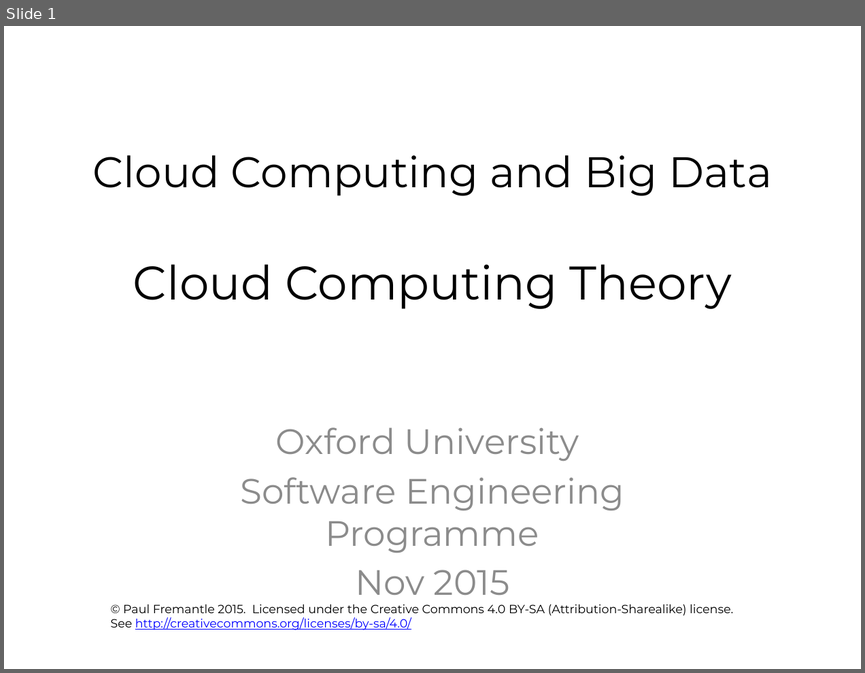
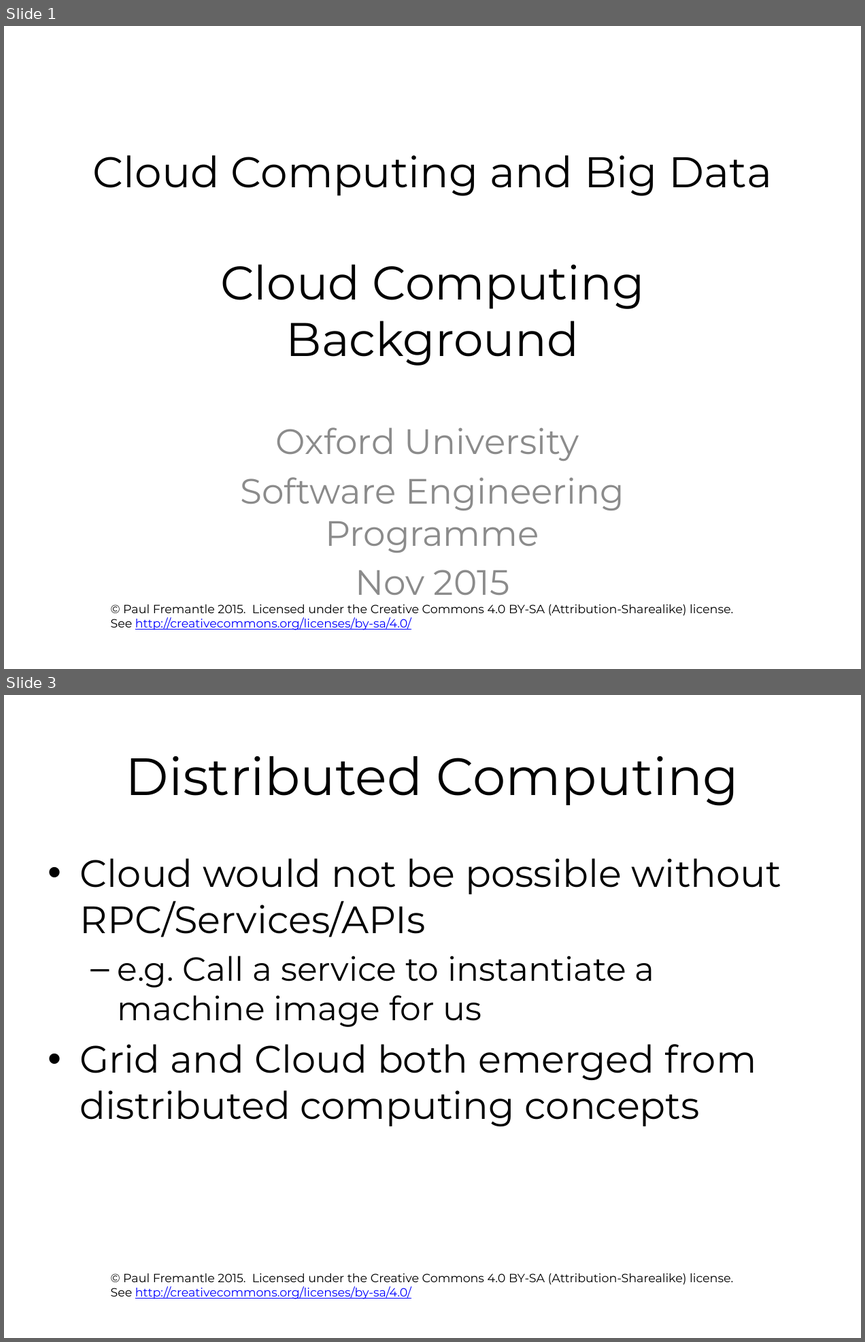
Before and after one commit to pzfreo/ox-clo, a slide deck: pres-source/03-cloud-computing-theory.pptx. Shown one above the other, each under a label of ours: slide 1 before the commit, slides 1 and 3 after it; the slides between them are not shown. The pictures are 865x673 and 865x1342 pixels, drawn with LibreOffice and Linux fonts; fonts in the diff are those of the drawing; background and template pictures are left out. Boxes give left, top, right and bottom in pixels: in the first picture for what was removed or moved away, otherwise in the second. Text is boxed around its words. In the diff, an @@ line names an element or a change of style, - is before the commit and + after.

```diff
--- a/pres-source/03-cloud-computing-theory.pptx
+++ b/pres-source/03-cloud-computing-theory.pptx
@@ slide 3 added at bbox=[4, 695, 861, 1338], background #FFFFFF; not listed: 1 template element that a slide beside it also shows @@
@@ title added at bbox=[126, 756, 738, 806], 44 pt, text #000000 @@
+Distributed Computing
@@ text added at bbox=[80, 858, 781, 1126], 32 pt, text #000000 @@
+• Cloud would not be possible without RPC/Services/APIs
+  – e.g. Call a service to instantiate a machine image for us
+• Grid and Cloud both emerged from distributed computing concepts
@@ slide 1 changed as well @@
@@ title at bbox=[93, 155, 772, 365]: text changed @@
-Cloud Computing and Big Data
-Cloud Computing Theory
+Cloud Computing and Big Data
+Cloud Computing
+Background
```
Also in this commit, not shown: 1 other slide changed, 30 other slides added, 1 slide removed.
